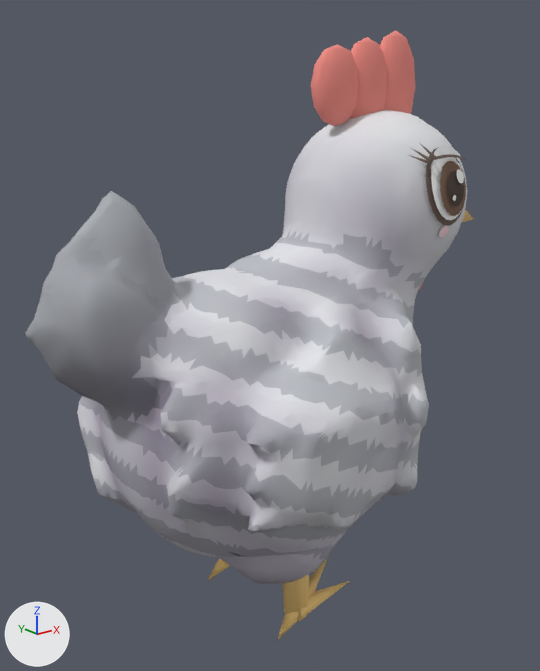
One commit to the glTF model art/models/animals/grey_chicken.glb: the scene before it, then after it.
Both versions are drawn from a camera (50 mm lens) standing at (-0.299, -0.346, 0.326) and looking at (-0.014, 0.011, 0.183). The axes (+X, +Y, +Z) are drawn at lower left. The lights are the same throughout. The first picture is the older version. Vertices at exactly the same position are counted once.

In view in the first picture: 'grey_chicken'.
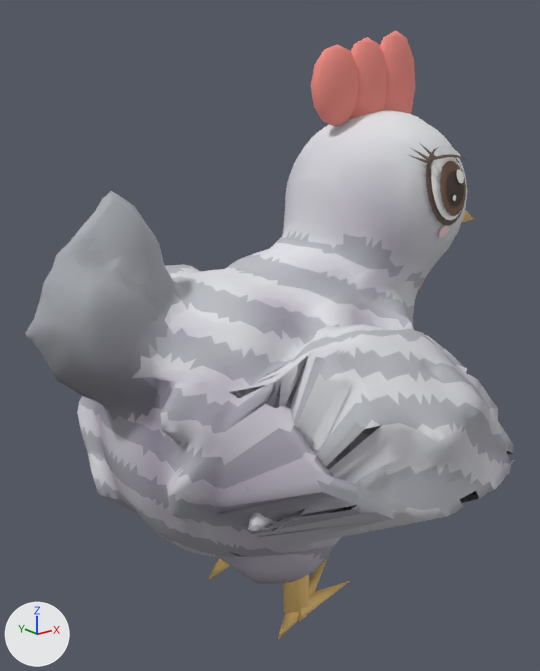
The newer file adds a shape key; the second version is drawn at full value of the shape key 'wing_flap' of 'grey_chicken', and the change is written as the vertex moves it makes.

Boxes [x1, y1, x2, y2] around the edits, measured in the pictures (540 x 671 px; the box of a moved part takes in the faces that stretch with it):
'grey_chicken', reshaped (9% wider): before [25, 30, 474, 640]; after [25, 30, 515, 640]
part 1 of me_grey_chicken, moved or reshaped: before [219, 336, 417, 547]; after [218, 324, 515, 547]
part 2 of me_grey_chicken, moved or reshaped (not visible before): after [165, 264, 247, 398]

The change, as a diff of the scene's bpy script:
```diff
--- a/art/models/animals/grey_chicken.glb.py
+++ b/art/models/animals/grey_chicken.glb.py
@@ me_grey_chicken @@
 # used by ob_grey_chicken; location = (0.0, 0.0, 0.0)
-me_grey_chicken.from_pydata(...)  # 6118 vertices, 10464 faces; spans x -0.175..0.175, y -0.101..0.101, z 0.0..0.369
+me_grey_chicken.from_pydata(...)  # 6118 vertices, 10464 faces; spans x -0.175..0.175, y -0.164..0.164, z 0.0..0.369
+# me_grey_chicken part 1: 536 of the vertices in x -0.101..0.016, y -0.101..-0.062, z 0.088..0.203 are turned -57.3 degrees about the x axis through their middle, then moved by (0.0, -0.04, 0.043)
+# me_grey_chicken part 2: 488 of the vertices in x -0.101..0.016, y 0.062..0.101, z 0.086..0.2 are turned 57.3 degrees about the x axis through their middle, then moved by (0.0, 0.039, 0.043)
 me_grey_chicken.materials.append(mat_coat)
```
